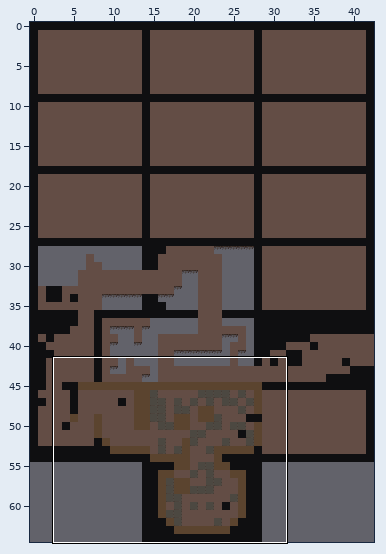
A Tiled map gets an edit: res/floor0.tmx. The picture above shows the old version from afar; the outline marks the close-up.
Close-up. Old version:
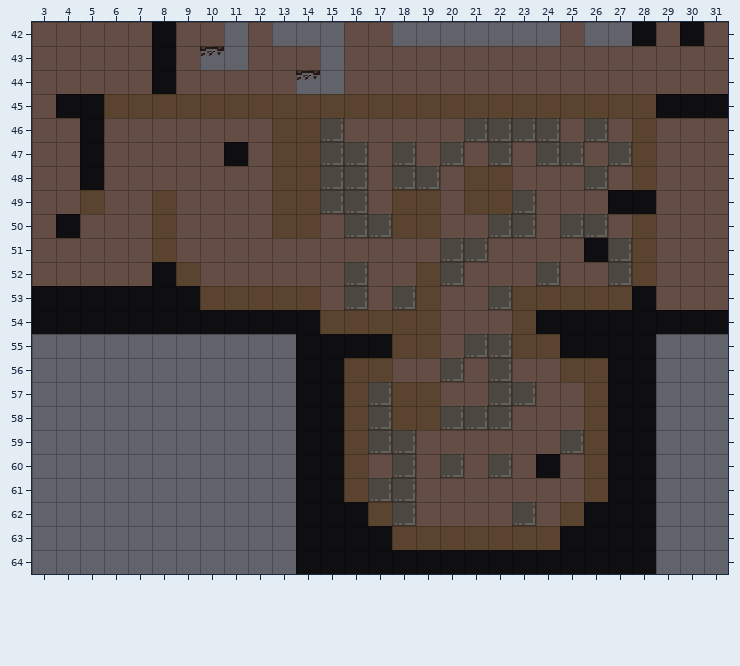
Cells are 16x16 px. Shown: x 3..31, y 42..64. Tiles whose own drawing changed are shown in their newer look in all pictures.
After the commit:
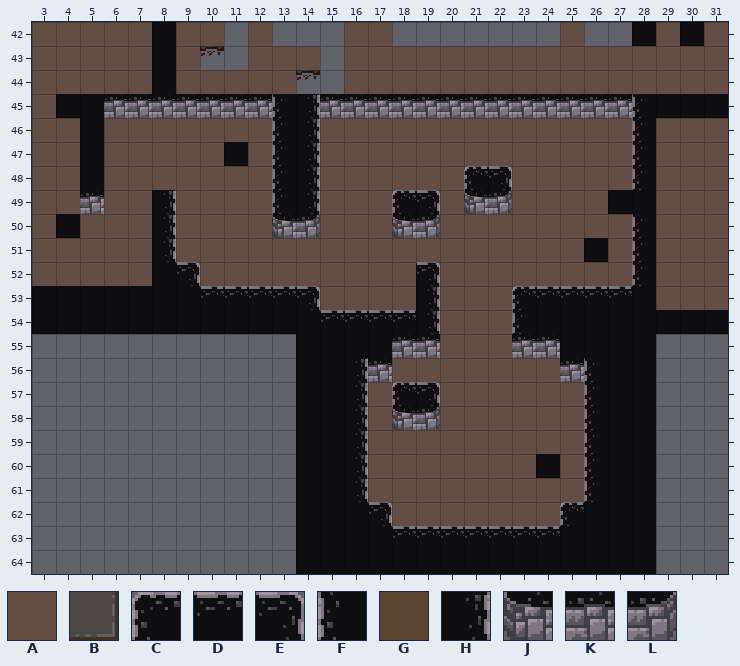
Key: from "tileset": A 0, B 16, C 19, D 20, E 21, F 35, G 36, H 37, J 51, K 52, L 53.
_ is an empty cell, # one hidden under a higher layer, . an unchanged one.
From the commit log: wall tiles wip
From old to new:
--- layer "ground0"
@@ x 15..27 @@
-46 B.....BBBB.B.
-47 BB.B.B.B.BB.B
-48 BB.BB......B.
-49 BB.##...B....
-50 .BB#...BB.BB.
-51 .....BB.....B
-52 .B...B...B..B
-53 .B.B...B.....
+46 A.....AAAA.A.
+47 AA.A.A.A.AA.A
+48 AA.AA......A.
+49 AA.AA...A....
+50 .AAA...AA.AA.
+51 .....AA.....A
+52 .A...A...A..A
+53 .A.A...A.....
@@ x 17..25 @@
-55 ....BB...
-56 ...B.B...
-57 B##..BB..
-58 B..BBB...
-59 BB......B
-60 .B.B.B...
-61 BB.......
-62 .B....B..
+55 ....AA...
+56 ...A.A...
+57 AAA..AA..
+58 A..AAA...
+59 AA......A
+60 .A.A.A...
+61 AA.......
+62 .A....A..
--- layer "wall0"
@@ x 5..28 @@
-45 .GGGGGGGGGGGGGGGGGGGGGGG
-46 ........GG.............G
-47 ........GG.............G
-48 ........GG......GG.....G
-49 G..G....GG...GG.GG......
-50 ...G....GG...GG........G
-51 ...G...................G
-52 ....G.........G........G
-53 .....GGGGG....G...GGGGG.
-54 ..........GGGGG...G.....
-55 .............GG...GG....
-56 ...........GG.......GG..
-57 ...........G.GG......G..
-58 ...........G.GG......G..
-59 ...........G.........G..
-60 ...........G.........G..
-61 ...........G.........G..
-62 ............G.......G...
-63 .............GGGGGGG....
+45 .KKKKKKKFHKKKKKKKKKKKKKF
+46 ........FH.............F
+47 ........FH.............F
+48 ........FH......CE.....F
+49 K..H....FH...CE.JL......
+50 ...H....JL...JL........F
+51 ...H...................F
+52 ....E.........E........F
+53 .....DDDDE....H...CDDDD.
+54 ..........DDDDH...F.....
+55 .............KK...KK....
+56 ...........HK.......KF..
+57 ...........H.CE......F..
+58 ...........H.JL......F..
+59 ...........H.........F..
+60 ...........H.........F..
+61 ...........H.........F..
+62 ............E.......C...
+63 .............DDDDDDD....
Where, in picture pixels (left, top, right, bottom), the same in both close-ups:
changed: (104, 94, 656, 550)
changed: (80, 190, 104, 214)
